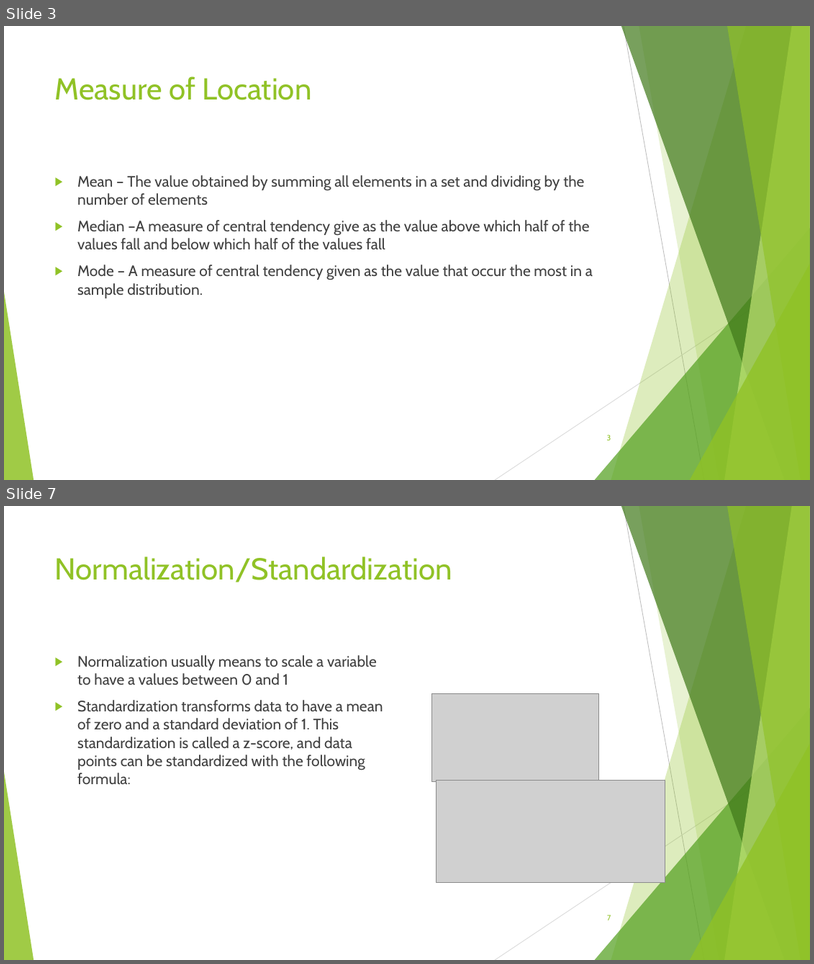
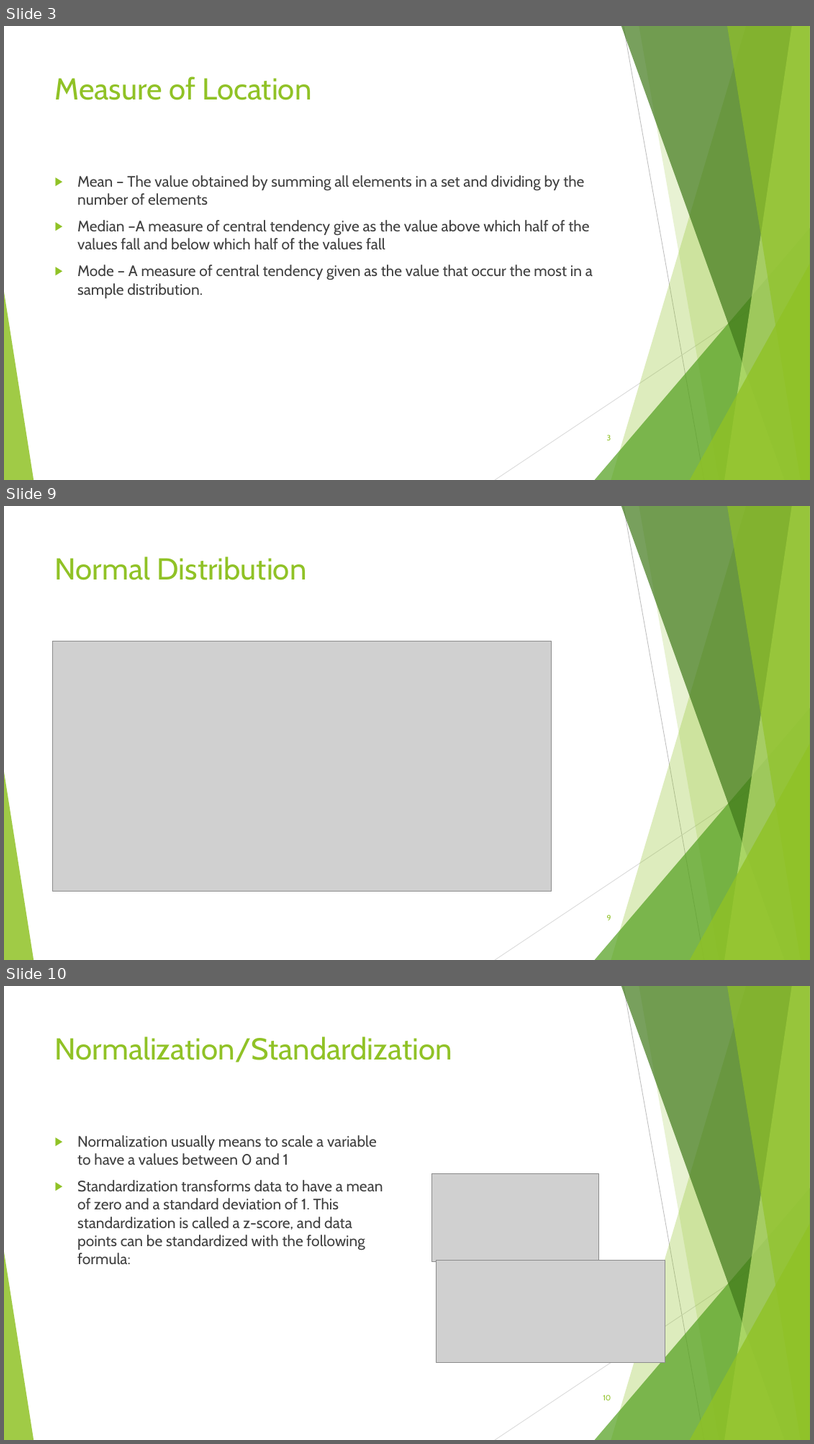
Before and after one commit to Deepaknatural/Training, a slide deck: STATISTICS.pptx. Shown one above the other, each under a label of ours: slides 3 and 7 before the commit, slides 3, 9 and 10 after it; the slides between them are not shown. The pictures are 814x964 and 814x1444 pixels, drawn with LibreOffice and Linux fonts; fonts in the diff are those of the drawing; grey boxes stand for pictures; background and template pictures are left out. Boxes give left, top, right and bottom in pixels: in the first picture for what was removed or moved away, otherwise in the second. Text is boxed around its words. In the diff, an @@ line names an element or a change of style, - is before the commit and + after.

```diff
--- a/STATISTICS.pptx
+++ b/STATISTICS.pptx
@@ slide 9 added at (4, 506, 810, 960), background #FFFFFF; not listed: 10 template elements that a slide beside it also shows @@
@@ title added at (55, 556, 307, 580), 36 pt, text #90C226 @@
+Normal Distribution
@@ picture added at (53, 641, 552, 891) @@
@@ page number added at (607, 914, 612, 920), 9 pt, text #90C226 @@
+9
@@ what was slide 7 is now slide 10 @@
@@ page number at (603, 1394, 611, 1400): text changed @@
-7
+10
```
Also in this commit, not shown: 7 slides changed, 11 other slides added, 1 slide removed, 2 other files.
